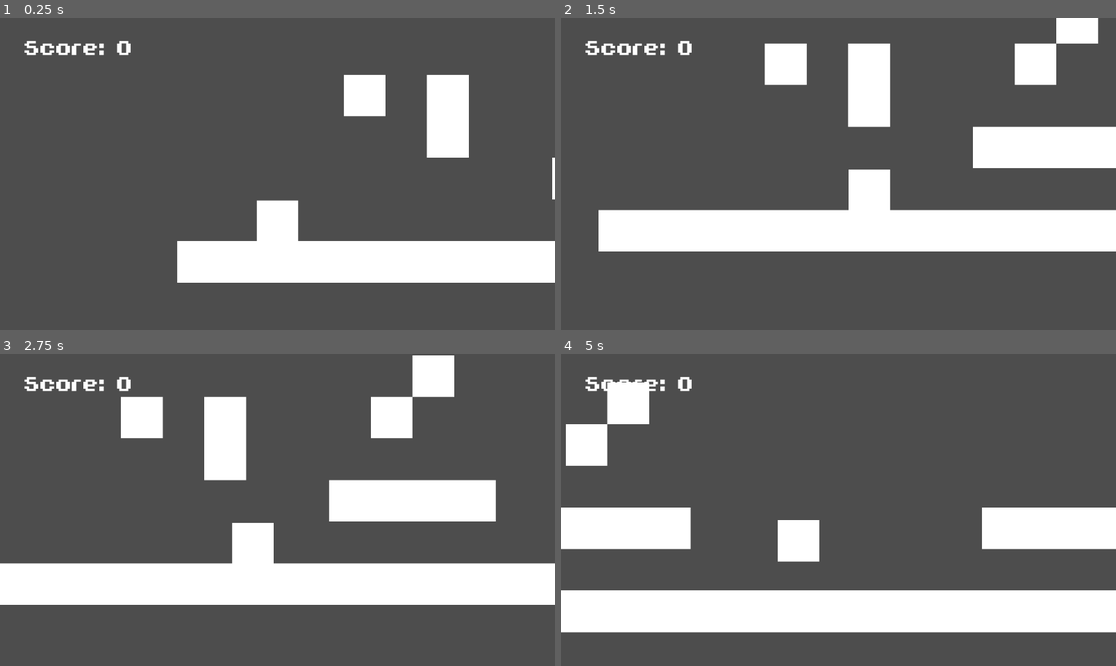
Above: before the commit, frames 1-4 (two rows, left to right).
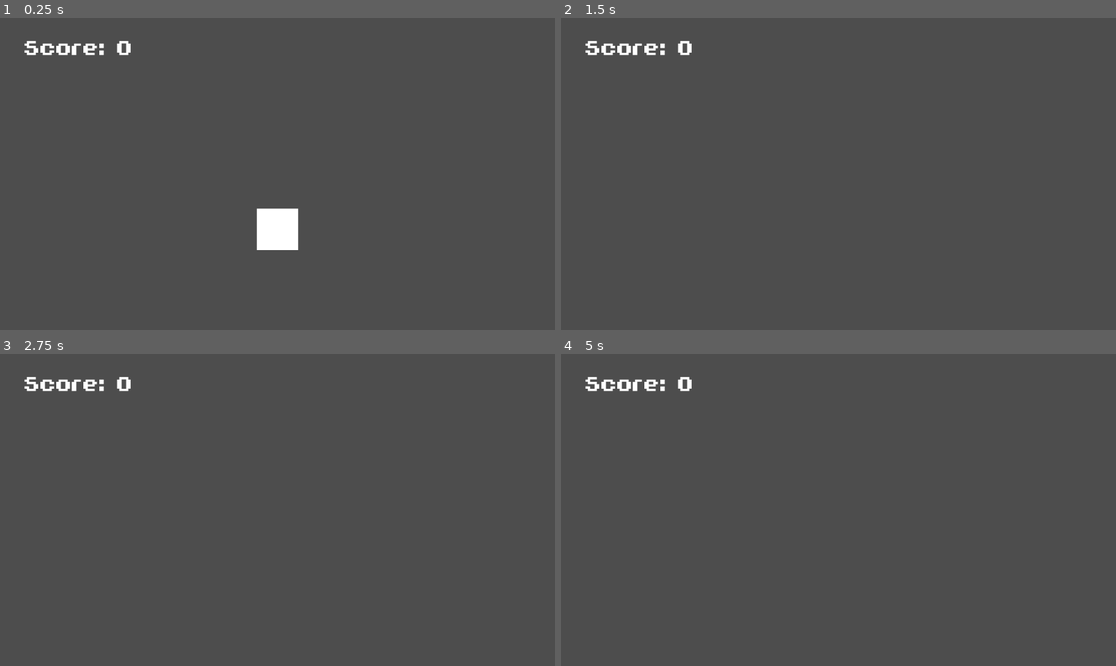
Above: after the commit, the same moments.

Repository: DrakeW17/Reward-Learning-Godot
Game: Godot game, scene res://main_scene.tscn
The game is run twice, just before and just after one commit, with the same random seed, the same clock (stepped at 60 frames per second) and the same inputs. The project has no main scene, so this scene is started directly.
Inputs:
- Up to frame 1 (0.25 s): no input
- Up to frame 2 (1.5 s): hold D (move_right) from 0.53 s (still down); tap Space (jump) at 0.77 s
- Up to frame 3 (2.75 s): tap Space (jump) at 1.52 s; release D (move_right) at 2.03 s; hold A (move_left) from 2.03 s (still down)
- Up to frame 4 (5 s): release A (move_left) at 2.78 s; hold D (move_right) 2.78-4.28 s; tap Space (jump) at 3.02, 3.77, 4.52 s; hold A (move_left) from 4.28 s (still down)

The runs differ from the first frame. In frame 1, 12% of the frame differs, in the area x 31-100%, y 18-85%; in frame 2, 22%; in frame 3, 23%, in the area x 0-100%, y 0-81%; in frame 4, 23%.

Commit message:
Trying (and failing) at art. More to come soon!

Diff:
--- a/Levels/main_tile.tscn
+++ b/Levels/main_tile.tscn
@@ -1,15 +1,13 @@
 [gd_scene format=4 uid="uid://ckdg5mati44vn"]
 
-[ext_resource type="Texture2D" uid="uid://2yhk2f4jg1nh" path="res://templateSquare.png" id="1_abo0o"]
+[ext_resource type="Texture2D" uid="uid://bok7rcr4q3t5b" path="res://Assets/Env/BasicGroundTile.png" id="1_abo0o"]
 
 [sub_resource type="TileSetAtlasSource" id="TileSetAtlasSource_g54tn"]
 texture = ExtResource("1_abo0o")
-texture_region_size = Vector2i(32, 32)
 0:0/0 = 0
-0:0/0/physics_layer_0/polygon_0/points = PackedVector2Array(-16, -16, -16, 16, 16, 16, 16, -16)
+0:0/0/physics_layer_0/polygon_0/points = PackedVector2Array(-8, -8, -8, 8, 8, 8, 8, -8)
 
 [sub_resource type="TileSet" id="TileSet_dc6q1"]
-tile_size = Vector2i(32, 32)
 physics_layer_0/collision_layer = 1
 sources/0 = SubResource("TileSetAtlasSource_g54tn")
 
--- a/project.godot
+++ b/project.godot
@@ -42,4 +42,5 @@
 
 [rendering]
 
+textures/canvas_textures/default_texture_filter=0
 rendering_device/driver.windows="d3d12"
